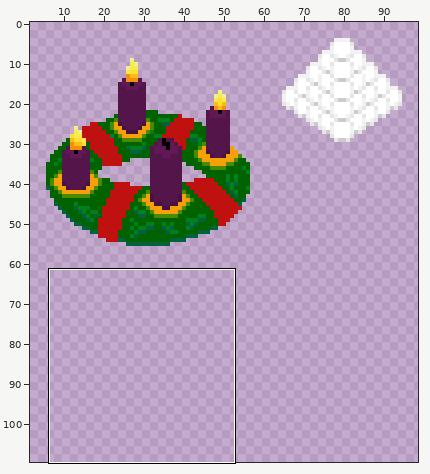
Two states of a sprite sheet, Assets/FuerWinter/Winterdeko.png. The picture above shows the old version from afar; the outline marks the close-up.
Close-up. Old version:
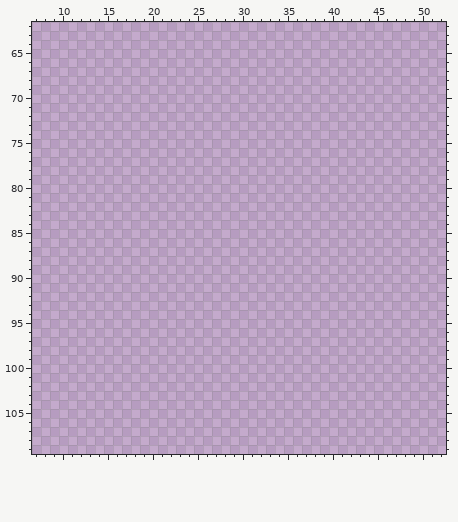
The file is 256x256 pixels. Shown: x 7..52, y 62..109. The wide view leaves out empty margins.
After:
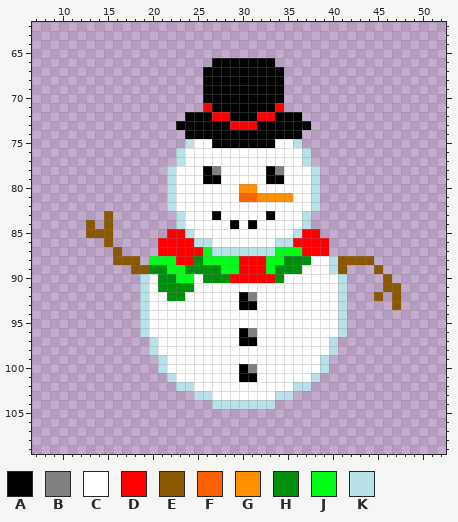
Palette (. is transparent): A #000000  B #808080  C #ffffff  D #ff0000  E #8a5800  F #ff6000  G #ff9000  H #008f0d  J #00ff18  K #b9e1ea
Log entry: Added Foyer Winterdeko and Schneeman
What changed:
{"y":66,"x":27,"old":".......","new":"AAAAAAA"}
{"y":67,"x":26,"old":".........","new":"AAAAAAAAA"}
{"y":68,"x":26,"old":".........","new":"AAAAAAAAA"}
{"y":69,"x":26,"old":".........","new":"AAAAAAAAA"}
{"y":70,"x":26,"old":".........","new":"AAAAAAAAA"}
{"y":71,"x":26,"old":".........","new":"DAAAAAAAD"}
{"y":72,"x":24,"old":".............","new":"AAADDAAADDAAA"}
{"y":73,"x":23,"old":"...............","new":"AAAAAADDDAAAAAA"}
{"y":74,"x":24,"old":".............","new":"AAAAAAAAAAAAA"}
{"y":75,"x":24,"old":".............","new":"KCCAAAAAAACCK"}
{"y":76,"x":23,"old":"...............","new":"KCCCCCCCCCCCCCK"}
{"y":77,"x":23,"old":"...............","new":"KCCCCCCCCCCCCCK"}
{"y":78,"x":22,"old":".................","new":"KCCCABCCCCCABCCCK"}
{"y":79,"x":22,"old":".................","new":"KCCCAACCCCCAACCCK"}
{"y":80,"x":22,"old":".................","new":"KCCCCCCCGGCCCCCCK"}
{"y":81,"x":22,"old":".................","new":"KCCCCCCCFFGGGGCCK"}
{"y":82,"x":22,"old":".................","new":"KCCCCCCCCCCCCCCCK"}
{"y":83,"x":15,"old":".","new":"E"}
{"y":83,"x":23,"old":"...............","new":"KCCCACCCCCACCCK"}
{"y":84,"x":13,"old":".","new":"E"}
{"y":84,"x":15,"old":".","new":"E"}
{"y":84,"x":23,"old":"...............","new":"KCCCCCACACCCCCK"}
{"y":85,"x":13,"old":"...","new":"EEE"}
{"y":85,"x":22,"old":".................","new":"DDKCCCCCCCCCCCKDD"}
{"y":86,"x":15,"old":".","new":"E"}
{"y":86,"x":21,"old":"...................","new":"DDDDKKCCCCCCCKKDDDD"}
{"y":87,"x":16,"old":".","new":"E"}
{"y":87,"x":21,"old":"...................","new":"DDDDDJKKKKKKKJJJDDD"}
{"y":88,"x":16,"old":"...","new":"EEE"}
{"y":88,"x":20,"old":".........................","new":"JJJDDHJJJJDDDJJHHHCCKEEEE"}
{"y":89,"x":18,"old":"........................","new":"EEHHJJHHHHJJDDDJHHHCCCKE"}
{"y":89,"x":45,"old":".","new":"E"}
{"y":90,"x":19,"old":".......................","new":"KCHHJJCHHHDDDDDHCCCCCCK"}
{"y":90,"x":46,"old":".","new":"E"}
{"y":91,"x":19,"old":".......................","new":"KCHHHHCCCCCCCCCCCCCCCCK"}
{"y":91,"x":46,"old":"..","new":"EE"}
{"y":92,"x":19,"old":".......................","new":"KCCHHCCCCCCABCCCCCCCCCK"}
{"y":92,"x":45,"old":".","new":"E"}
{"y":92,"x":47,"old":".","new":"E"}
{"y":93,"x":19,"old":".......................","new":"KCCCCCCCCCCAACCCCCCCCCK"}
{"y":93,"x":47,"old":".","new":"E"}
{"y":94,"x":19,"old":".......................","new":"KCCCCCCCCCCCCCCCCCCCCCK"}
{"y":95,"x":19,"old":".......................","new":"KCCCCCCCCCCCCCCCCCCCCCK"}
{"y":96,"x":19,"old":".......................","new":"KCCCCCCCCCCABCCCCCCCCCK"}
{"y":97,"x":20,"old":".....................","new":"KCCCCCCCCCAACCCCCCCCK"}
{"y":98,"x":20,"old":".....................","new":"KCCCCCCCCCCCCCCCCCCCK"}
{"y":99,"x":21,"old":"...................","new":"KCCCCCCCCCCCCCCCCCK"}
{"y":100,"x":21,"old":"...................","new":"KCCCCCCCCABCCCCCCCK"}
{"y":101,"x":22,"old":".................","new":"KCCCCCCCAACCCCCCK"}
{"y":102,"x":23,"old":"...............","new":"KKCCCCCCCCCCCKK"}
{"y":103,"x":25,"old":"...........","new":"KKCCCCCCCKK"}
{"y":104,"x":27,"old":".......","new":"KKKKKKK"}
{"label":"added","picture_box":[86,58,401,409]}
